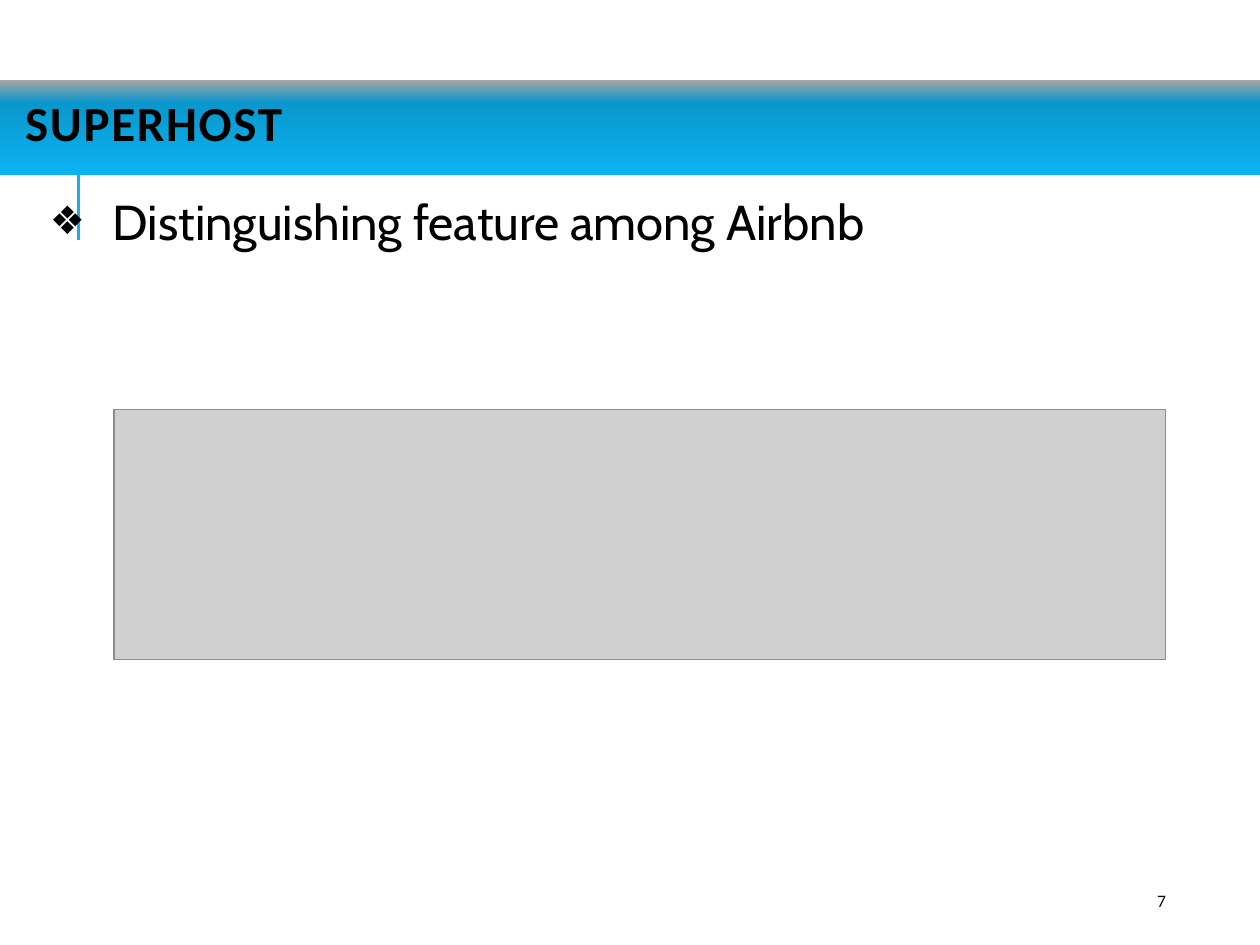
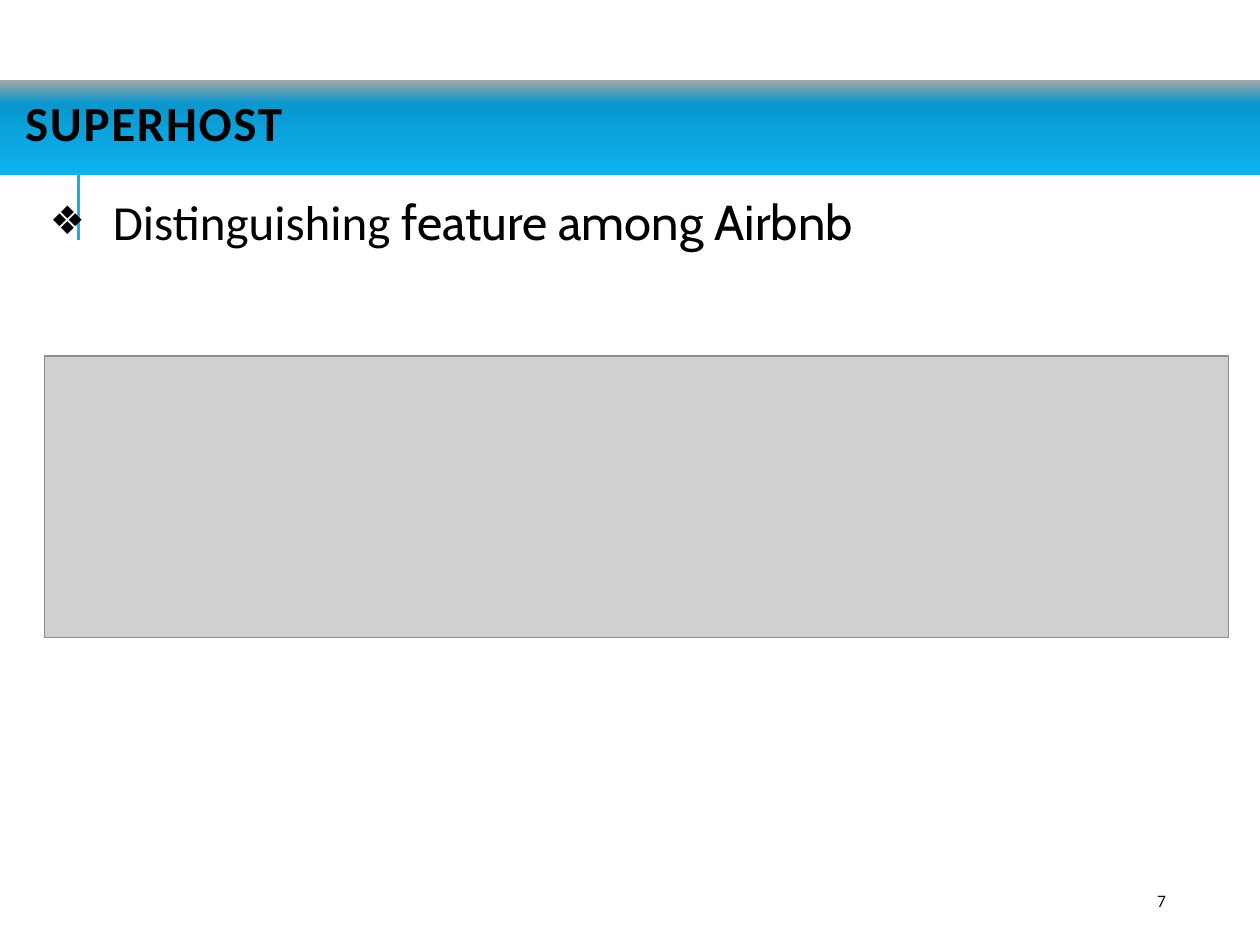
Before and after one commit to jaminiowa/Group-1-Project, a slide deck: slide 7 of Group1 Project - AirBnb Analysis.pptx. Drawn at 1260x945 pixels with LibreOffice and Linux fonts; fonts in the diff are those of the drawing; grey boxes stand for pictures. Boxes give left, top, right and bottom in pixels: in the first picture for what was removed or moved away, otherwise in the second. Text is boxed around its words. In the diff, an @@ line names an element or a change of style, - is before the commit and + after.

```diff
--- a/Group1 Project - AirBnb Analysis.pptx
+++ b/Group1 Project - AirBnb Analysis.pptx
@@ text "Distinguishing feature among Airbnb" at [113,203,853,251]: font Cabin to Calibri in "Distinguishing" @@
@@ picture: place and size @@
-picture at [113,410,1166,660]
+picture at [44,357,1228,639]
```
Also in this commit, not shown: 18 other slides changed, 2 slides added, 1 slide removed.
